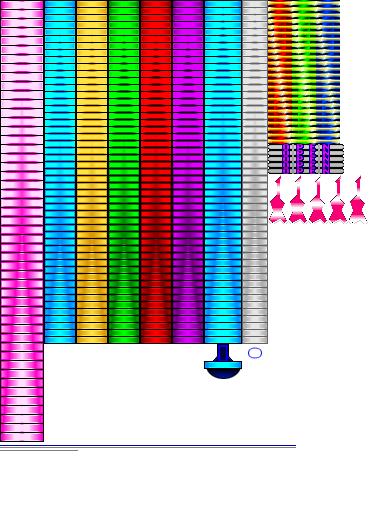
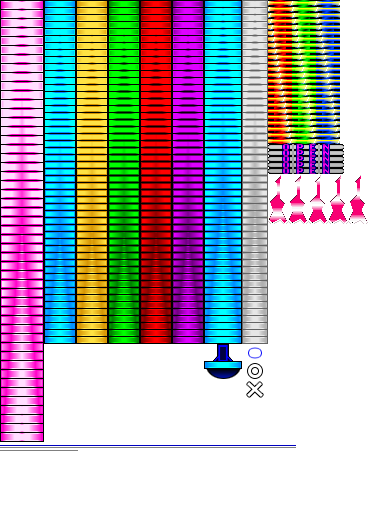
Two versions of the same layered image (373x512). Layer-by-layer changes:
added group "BEAT○" (1st of 2) with 2 layers above "BEAT×" over [247, 363, 263, 379]
added layer "BEAT○" (2nd of 2, in "BEAT○") in group "BEAT○" over [248, 364, 262, 378]
added group "BEAT×" (1st of 2) with 2 layers above "シンバルフレーム" over [246, 381, 264, 398]
added layer "BEAT×" (2nd of 2, in "BEAT×") in group "BEAT×" over [247, 382, 263, 397]
